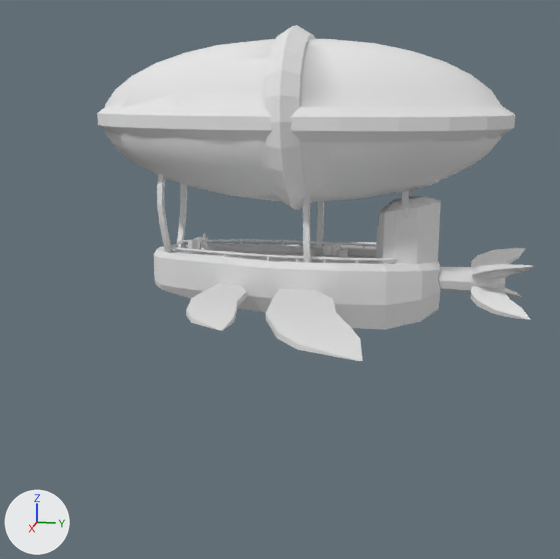
An edit to the FBX model Modèles 3D/Map/Constructions/Aéronef/Le modéle/Aéronef.fbx, drawn before and after from the same camera.
One viewpoint serves both versions: a camera (50 mm lens) standing at (7.21, 1.3, 3.16) and looking at (-0.38, -0.22, 1.27). Every picture has the same lights, and +X, +Y and +Z are marked at lower left. Where no turn or scale is listed for an object, it has been applied to the vertices.

Names of what the first picture shows: 'Aeronef', 'Guidon', 'Tonneau', 'Tonneau.001', 'Tonneau.002'.
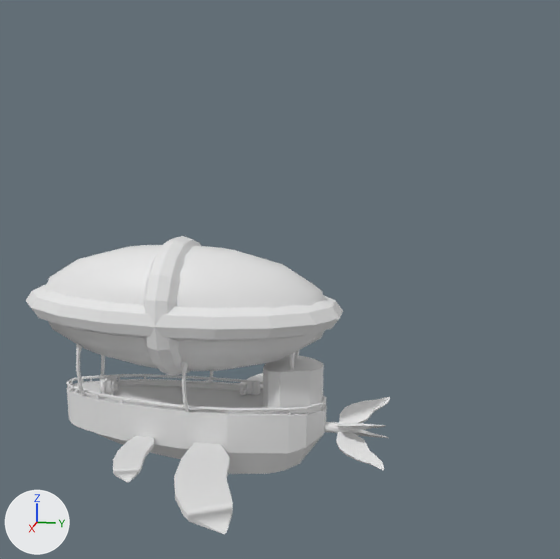
Patch to the scene script:
```diff
--- a/Modèles 3D/Map/Constructions/Aéronef/Le modéle/Aéronef.fbx.py
+++ b/Modèles 3D/Map/Constructions/Aéronef/Le modéle/Aéronef.fbx.py
@@ me_cube_003 @@
 # used by ob_guidon; location = (-0.57, -1.15, 1.7); scale = (0.118, 0.118, 0.118)
-me_cube_003.from_pydata(...)  # 124 vertices, 121 faces; spans x -0.5..1.09, y 0.59..0.84, z -1.96..-0.13
+me_cube_003.from_pydata(...)  # 192 vertices, 170 faces; spans x -1.62..1.77, y -1.14..1.6, z -1.34..1.88
+# me_cube_003 part 1
+# 132 vertices are added at x -1.62..1.77, y -1.14..1.48, z -1.34..1.88
+# 32 new vertices lie (0.0, 0.2, 0.0) away from vertices in x -1.22..1.37, y 1.2, z -0.94..1.48
+# 16 new vertices lie (0.0, 0.1, 0.0) away from vertices in x -1.62..1.77, y 1.25, z -1.34..1.88
+# 162 new faces join them
+# me_cube_003 part 2: the surface is now shaded smooth
@@ me_cylinder_001 @@
+me_cylinder_001.from_pydata(...)  # 150 vertices, 130 faces; spans x -0.72..0.31, y -0.04..2.21, z -0.03..0.59
@@ me_torus_002 @@
+me_torus_002.from_pydata(...)  # 162 vertices, 162 faces; spans x -0.739..0.739, y -0.165..0.165, z -0.693..0.693
@@ me_cube_003_1 @@
+me_cube_003_1.from_pydata(...)  # 256 vertices, 244 faces; spans x -2.0..1.82, y -2.12..0.42, z -0.17..0.29
@@ me_cube_001_1 @@
+me_cube_001_1.from_pydata(...)  # 182 vertices, 171 faces; spans x -0.42..0.42, y -2.5..0.59, z -0.48..0.26
@@ me_cube_002_1 @@
+me_cube_002_1.from_pydata(...)  # 332 vertices, 288 faces; spans x -0.4..0.4, y -2.42..0.35, z -0.17..0.33
@@ me_torus_001 @@
+me_torus_001.from_pydata(...)  # 162 vertices, 162 faces; spans x -0.74..0.74, y -1.63..1.63, z -0.16..0.16
@@ me_cube_004 @@
+me_cube_004.from_pydata(...)  # 126 vertices, 120 faces; spans x -0.323..-0.161, y -3.75..-3.545, z -0.582..-0.421
@@ me_sphere @@
+me_sphere.from_pydata(...)  # 114 vertices, 128 faces; spans x -0.63..0.63, y -1.54..1.54, z -0.63..0.63
@@ ob_tonneau_002 @@
-ob_tonneau_002 = bpy.data.objects.new('Tonneau.002', me_cube_002)
-ob_tonneau_002.location = (-0.86, 0.21, 1.49)
@@ ob_tonneau @@
-ob_tonneau = bpy.data.objects.new('Tonneau', me_cube_005)
-ob_tonneau.location = (-0.81, 0.38, 1.48)
@@ ob_tonneau_001 @@
-ob_tonneau_001 = bpy.data.objects.new('Tonneau.001', me_cube_001)
-ob_tonneau_001.location = (-0.86, 0.3, 1.49)
@@ ob_guidon @@
 ob_guidon = bpy.data.objects.new('Guidon', me_cube_003)
-ob_guidon.location = (-0.57, -1.15, 1.7)
-ob_guidon.scale = (0.118, 0.118, 0.118)
+ob_guidon.location = (0.0, -2.0, 0.11)
+ob_guidon.scale = (0.0643, 0.0643, 0.0643)
@@ ob_aeronef @@
-ob_aeronef = bpy.data.objects.new('Aeronef', me_cube)
-ob_aeronef.location = (-0.47, 0.05, 1.31)
@@ ob_cablage @@
+ob_cablage = bpy.data.objects.new('Cablage', me_cylinder_001)
+ob_cablage.location = (0.2, -2.17, 0.1)
@@ ob_torus1 @@
+ob_torus1 = bpy.data.objects.new('Torus1', me_torus_002)
+ob_torus1.location = (0.01, -1.16, 1.04)
@@ ob_elisse @@
+ob_elisse = bpy.data.objects.new('Elisse', me_cube_003_1)
+ob_elisse.location = (0.09, 0.53, -0.21)
@@ ob_coque @@
+ob_coque = bpy.data.objects.new('Coque', me_cube_001_1)
+ob_coque.location = (0.0, 0.05, -0.17)
@@ ob_barre @@
+ob_barre = bpy.data.objects.new('Barre', me_cube_002_1)
+ob_barre.location = (0.01, -0.03, 0.18)
@@ ob_torus2 @@
+ob_torus2 = bpy.data.objects.new('Torus2', me_torus_001)
+ob_torus2.location = (0.01, -1.16, 1.04)
@@ ob_baril @@
+ob_baril = bpy.data.objects.new('Baril', me_cube_004)
+ob_baril.location = (-0.01, 3.14, 0.61)
@@ ob_ballon @@
+ob_ballon = bpy.data.objects.new('Ballon', me_sphere)
+ob_ballon.location = (0.0, -1.15, 1.03)
```

Where the change shows, as pixel boxes (x1, y1, x2, y2) in the pictures (560 x 559 px):
'Aeronef', deleted
    before: (97, 25, 535, 361)
'Ballon', added
    after: (46, 245, 326, 371)
'Coque', added
    after: (67, 379, 357, 474)
'Torus2', added
    after: (26, 284, 343, 342)
'Elisse', added
    after: (113, 373, 390, 534)
'Barre', added
    after: (66, 355, 327, 415)
'Torus1', added
    after: (143, 236, 201, 376)
'Cablage', added
    after: (76, 344, 299, 412)
'Guidon', reshaped, moved, rescaled
    before: (201, 234, 208, 254)
    after: (100, 376, 119, 395)
'Baril', added
    after: (240, 379, 260, 396)
'Tonneau.002', deleted
    before: (323, 243, 332, 257)
'Tonneau.001', deleted
    before: (332, 243, 341, 257)
'Tonneau', deleted
    before: (339, 248, 348, 258)
part 1 of me_cube_003, added
    after: (100, 376, 119, 395)
